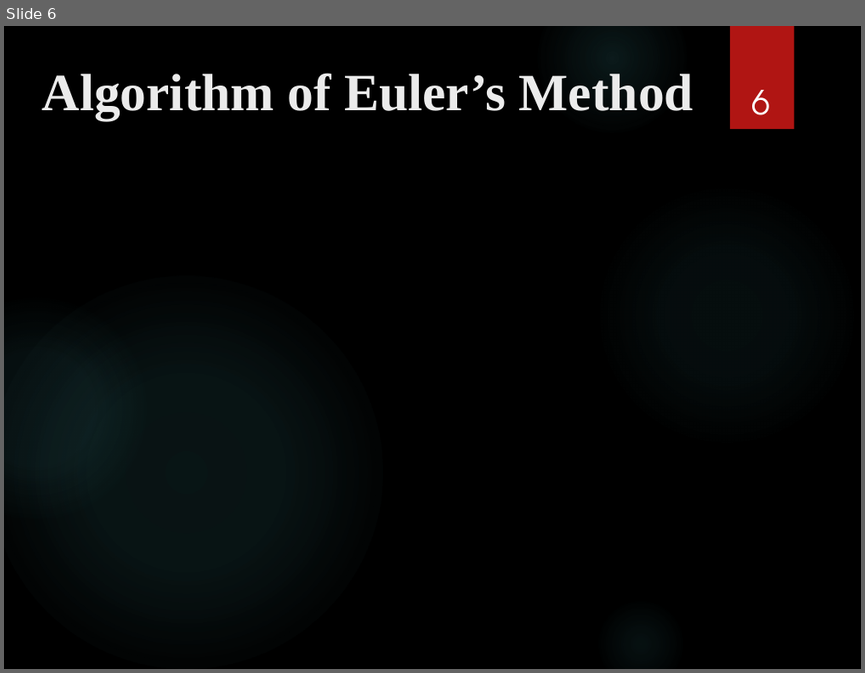
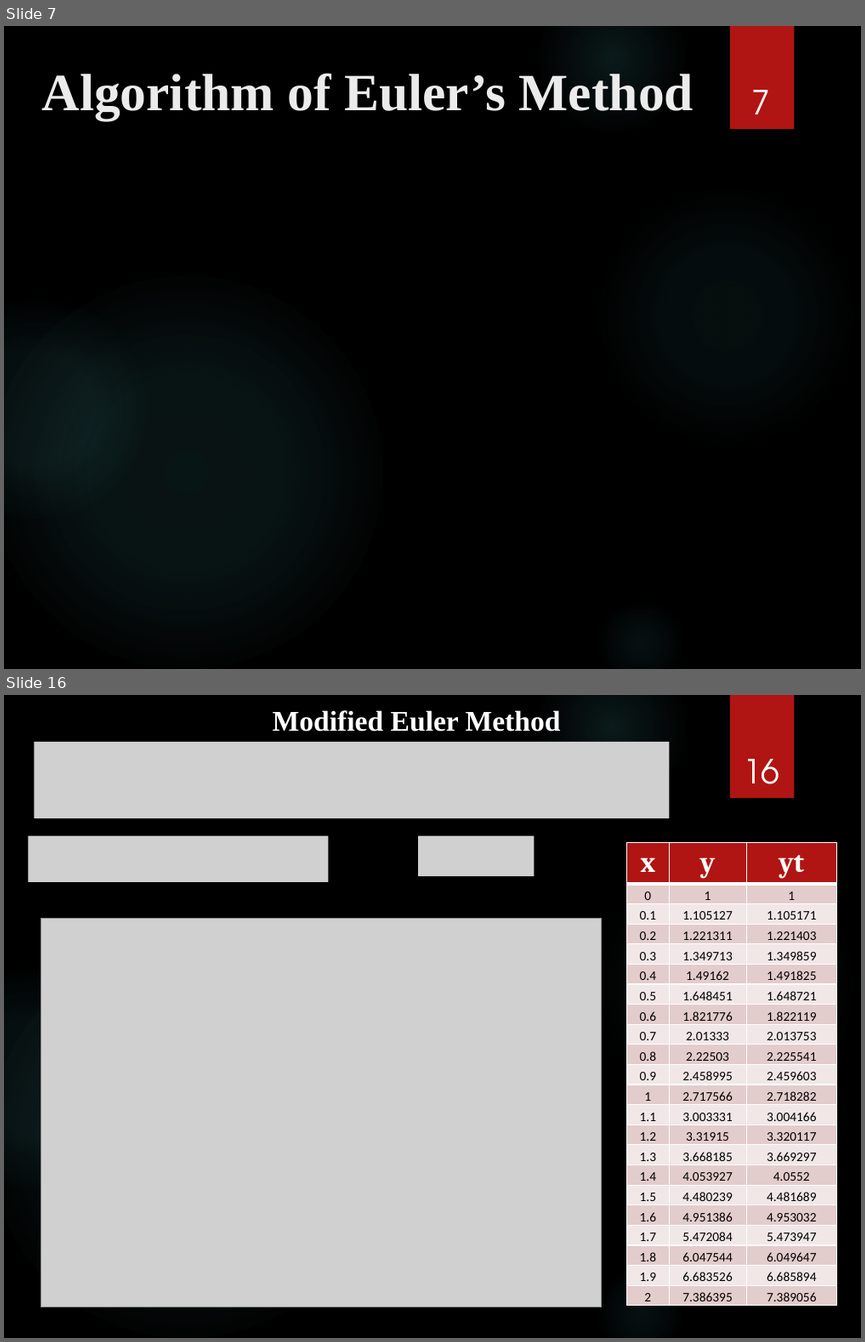
Before and after one commit to deshabhakt/Sem-II, a slide deck: NumericalMethods/Assignment-3/Prensentation.pptx. Shown one above the other, each under a label of ours: slide 6 before the commit, slides 7 and 16 after it; the slides between them are not shown. The pictures are 865x673 and 865x1342 pixels, drawn with LibreOffice and Linux fonts; fonts in the diff are those of the drawing; grey boxes stand for pictures; background and template pictures are left out. Boxes give left, top, right and bottom in pixels: in the first picture for what was removed or moved away, otherwise in the second. Text is boxed around its words. In the diff, an @@ line names an element or a change of style, - is before the commit and + after.

```diff
--- a/NumericalMethods/Assignment-3/Prensentation.pptx
+++ b/NumericalMethods/Assignment-3/Prensentation.pptx
@@ slide 16 added at (4,695,861,1338), background picture (left out); not listed: 6 template elements that a slide beside it also shows @@
@@ text added at (273,710,561,732), 24 pt, text #FFFFFF, bold @@
+Modified Euler Method
@@ picture added at (34,742,669,818) @@
@@ page number added at (743,759,779,799), 28 pt, text #FFFFFF @@
+16
@@ picture added at (28,835,328,882) @@
@@ picture added at (418,835,534,876) @@
@@ table added at (627,842,837,1309), 22 rows, 3 columns @@
+x | y | yt
+0 | 1 | 1
+0.1 | 1.105127 | 1.105171
+0.2 | 1.221311 | 1.221403
+0.3 | 1.349713 | 1.349859
+0.4 | 1.49162 | 1.491825
+0.5 | 1.648451 | 1.648721
+0.6 | 1.821776 | 1.822119
+0.7 | 2.01333 | 2.013753
+0.8 | 2.22503 | 2.225541
+0.9 | 2.458995 | 2.459603
+1 | 2.717566 | 2.718282
+1.1 | 3.003331 | 3.004166
+1.2 | 3.31915 | 3.320117
+1.3 | 3.668185 | 3.669297
+1.4 | 4.053927 | 4.0552
+1.5 | 4.480239 | 4.481689
+1.6 | 4.951386 | 4.953032
+1.7 | 5.472084 | 5.473947
+1.8 | 6.047544 | 6.049647
+1.9 | 6.683526 | 6.685894
+2 | 7.386395 | 7.389056
@@ picture added at (41,919,602,1308) @@
@@ what was slide 6 is now slide 7 @@
@@ page number at (752,90,771,130): text changed @@
-6
+7
```
Also in this commit, not shown: 4 slides changed, 17 other slides added, 1 slide removed, 16 other files.
